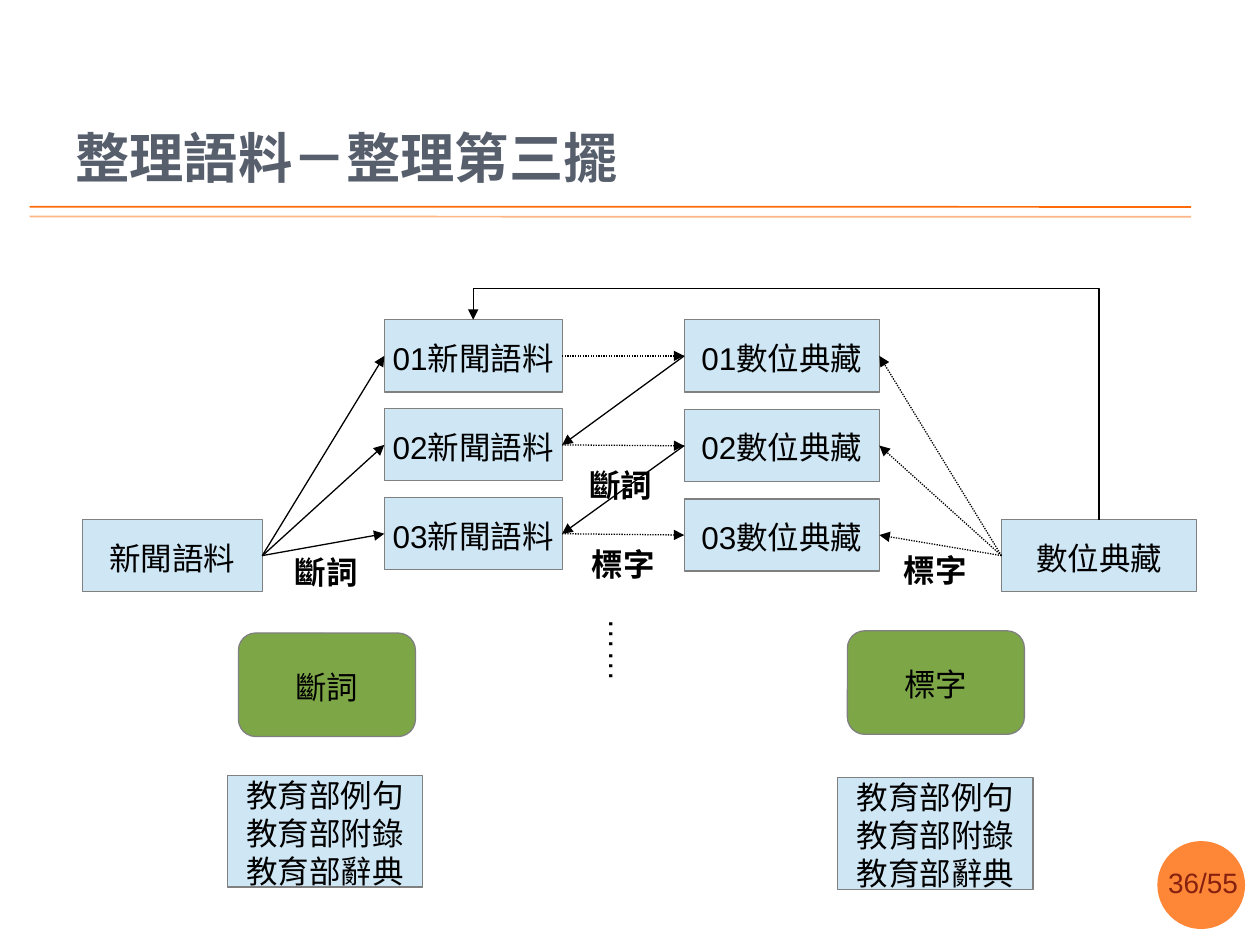
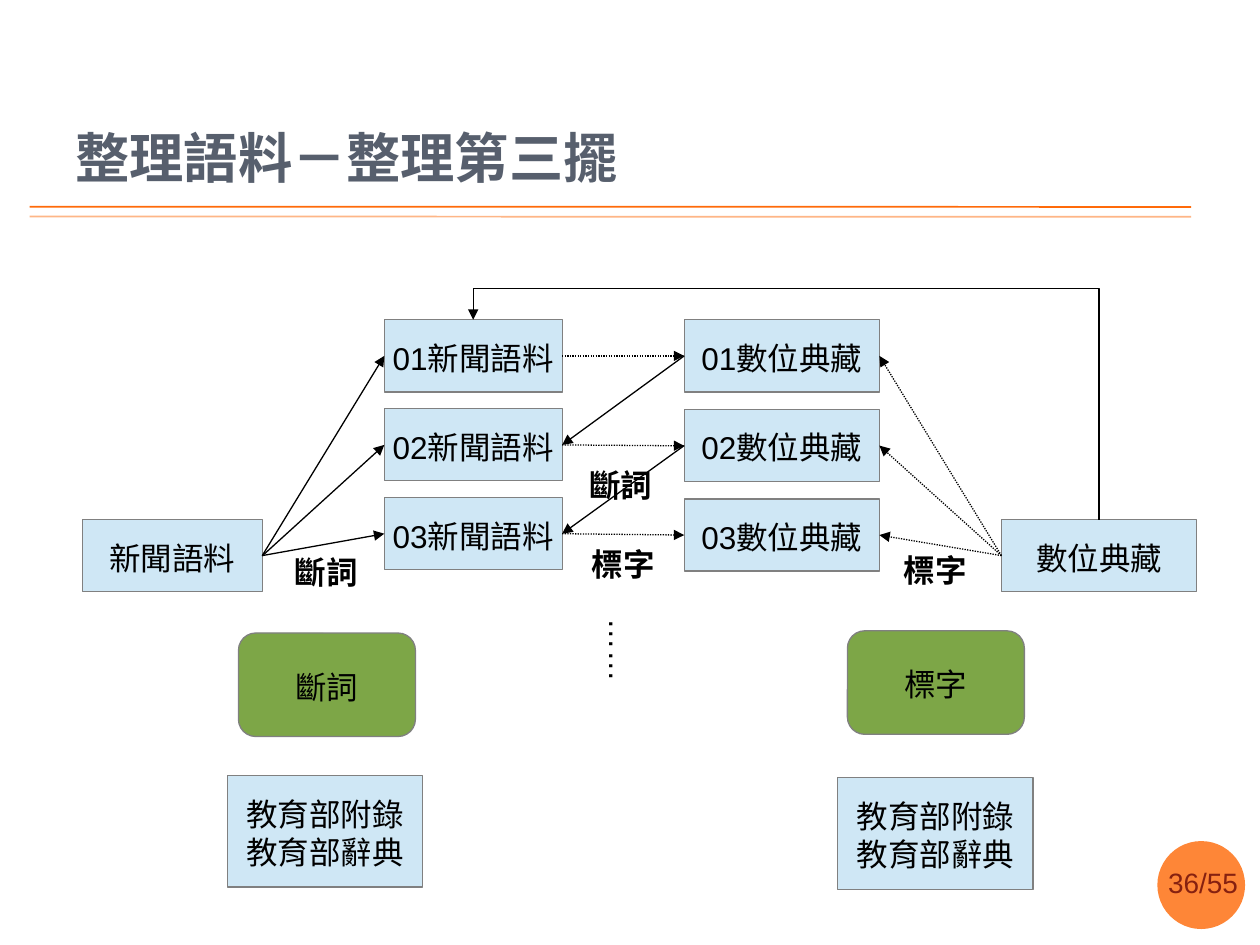
Before and after one commit to sih4sing5hong5/po3-ko3_tau5-iann2-phinn3, a slide deck: slide 36 of 翻譯報告.pptx. Drawn at 1260x945 pixels with LibreOffice and Linux fonts; fonts in the diff are those of the drawing; background and template pictures are left out. Boxes give left, top, right and bottom in pixels: in the first picture for what was removed or moved away, otherwise in the second. Text is boxed around its words. In the diff, an @@ line names an element or a change of style, - is before the commit and + after.

Commit message:
重巡一擺，改整理流程圖 實驗、方法、問題應該就差不多按呢下 fix #10 fix #11 丞宏

```diff
--- a/翻譯報告.pptx
+++ b/翻譯報告.pptx
@@ text in rectangle at (246,775,404,810): paragraph removed @@
-教育部例句
@@ text in rectangle at (857,777,1014,812): paragraph removed @@
-教育部例句
```
Also in this commit, not shown: 9 other slides changed.
